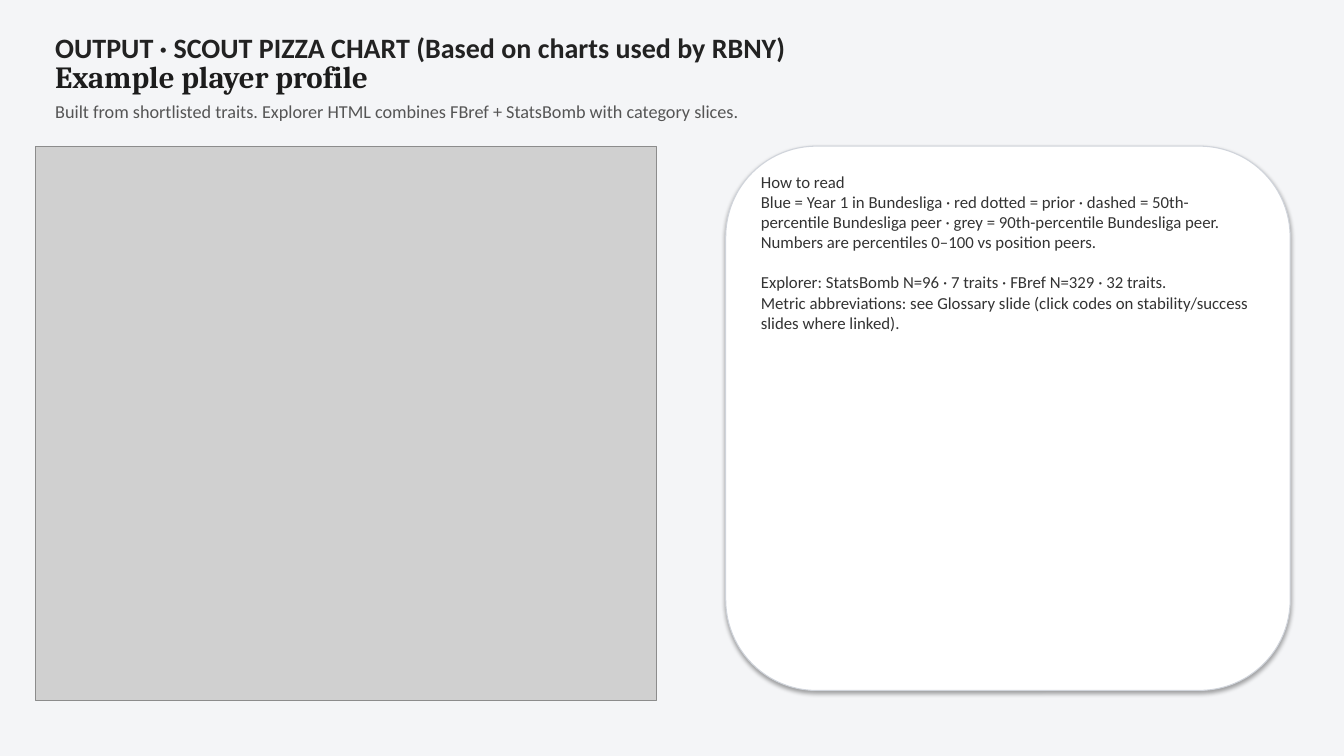
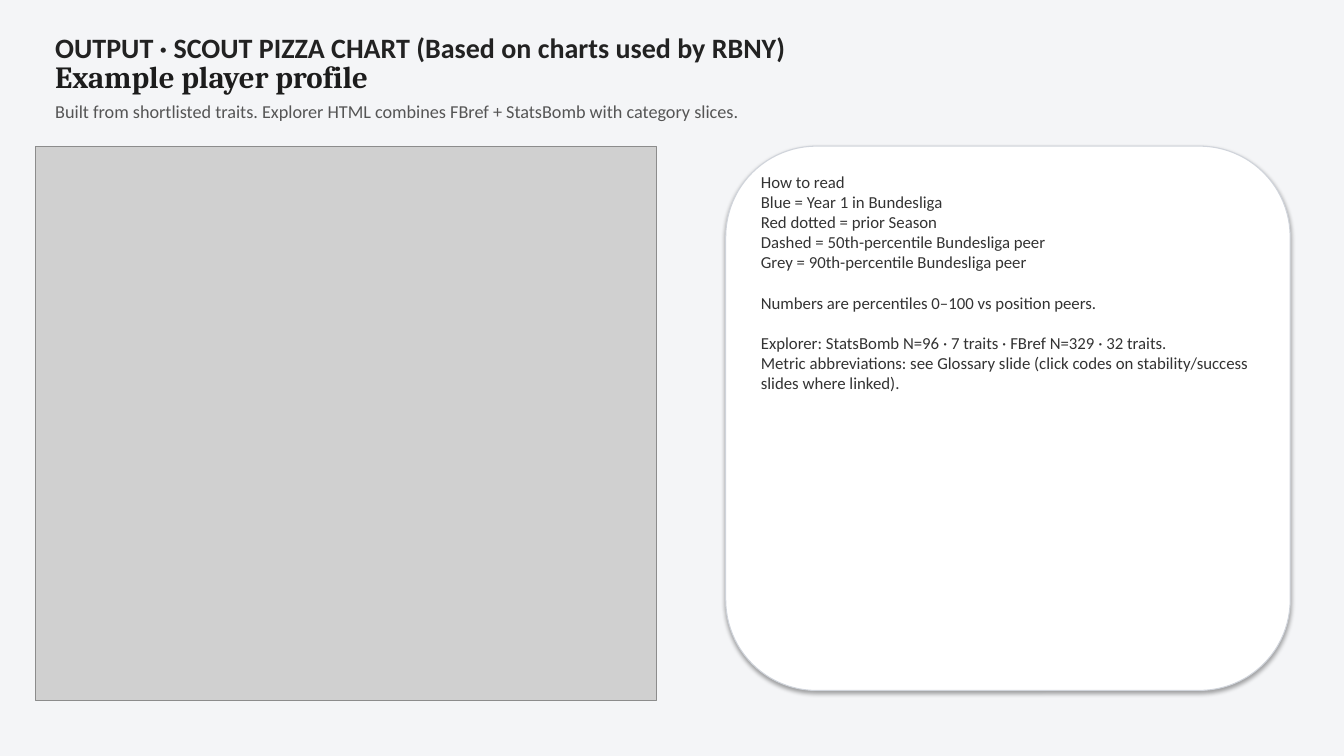
Before and after one commit to colbymorris08/bundesliga-transfer-traits, a slide deck: slide 10 of bundesliga_transfer_traits.pptx. Drawn at 1344x756 pixels with LibreOffice and Linux fonts; fonts in the diff are those of the drawing; grey boxes stand for pictures. Boxes give left, top, right and bottom in pixels: in the first picture for what was removed or moved away, otherwise in the second. Text is boxed around its words. In the diff, an @@ line names an element or a change of style, - is before the commit and + after.

```diff
--- a/bundesliga_transfer_traits.pptx
+++ b/bundesliga_transfer_traits.pptx
@@ text at (761,196,1045,271): text changed @@
-Blue = Year 1 in Bundesliga · red dotted = prior · dashed = 50th-percentile Bundesliga peer · grey = 90th-percentile Bundesliga peer.
+Blue = Year 1 in Bundesliga
+Red dotted = prior Season
+Dashed = 50th-percentile Bundesliga peer
+Grey = 90th-percentile Bundesliga peer
```
Also in this commit, not shown: 13 other slides changed.
